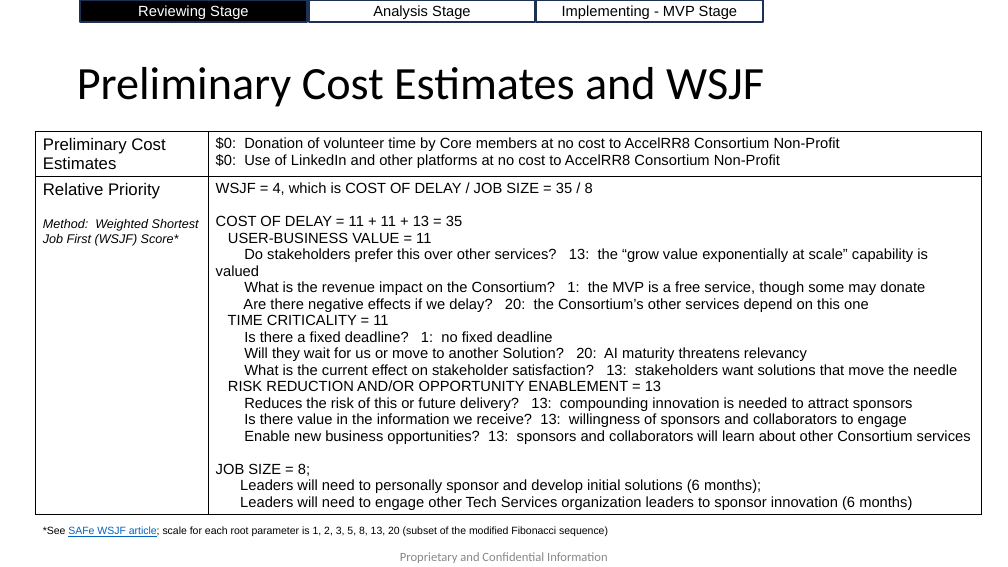
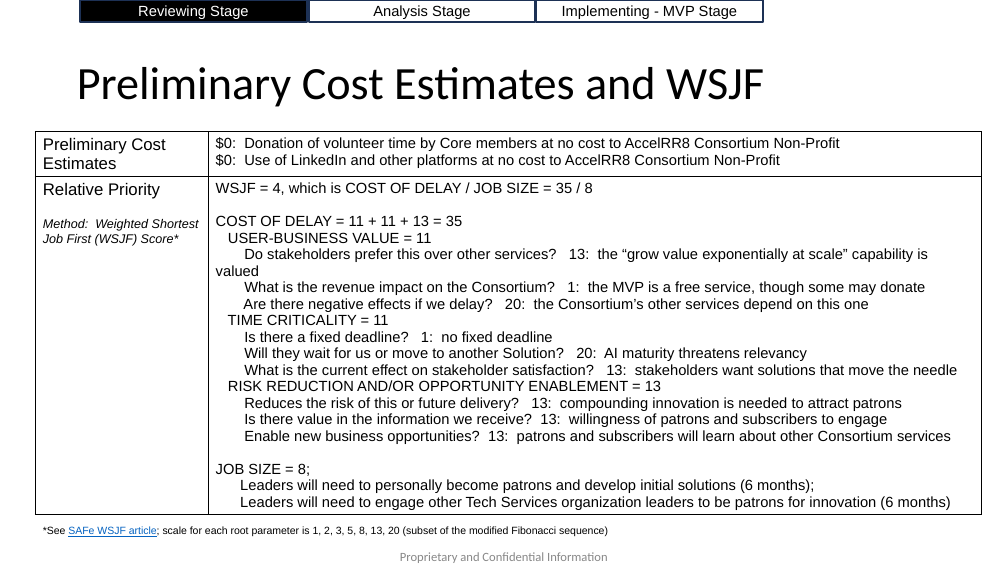
Before and after one commit to AccelRR8-Consortium-NonProfit/Management-Public, a slide deck: slide 4 of docs/2_Value_Creation/2a_Product/Industry Innovation/Industry Innovation v1 Lean Business Case.pptx. Drawn at 1008x567 pixels with LibreOffice and Linux fonts; fonts in the diff are those of the drawing; background and template pictures are left out. Boxes give left, top, right and bottom in pixels: in the first picture for what was removed or moved away, otherwise in the second. Text is boxed around its words. In the diff, an @@ line names an element or a change of style, - is before the commit and + after.

Commit message:
Updated Industry Innovation Lean Business Case

```diff
--- a/docs/2_Value_Creation/2a_Product/Industry Innovation/Industry Innovation v1 Lean Business Case.pptx
+++ b/docs/2_Value_Creation/2a_Product/Industry Innovation/Industry Innovation v1 Lean Business Case.pptx
@@ table at [36,132,982,523] @@
-row 2, column 2: WSJF = 4, which is COST OF DELAY / JOB SIZE = 35 / 8 / COST OF DELAY = 11 + 11 + 13 = 35 / USER-BUSINESS VALUE = 11 / Do stakeholders prefer this over other services? 13: the “grow value exponentially at scale” capability is valued / What is the revenue impact on the Consortium? 1: the MVP is a free service, though some may donate / Are there negative effects if we delay? 20: the Consortium’s other services depend on this one / TIME CRITICALITY = 11 / Is there a fixed deadline? 1: no fixed deadline / Will they wait for us or move to another Solution? 20: AI maturity threatens relevancy / What is the current effect on stakeholder satisfaction? 13: stakeholders want solutions that move the needle / RISK REDUCTION AND/OR OPPORTUNITY ENABLEMENT = 13 / Reduces the risk of this or future delivery? 13: compounding innovation is needed to attract sponsors / Is there value in the information we receive? 13: willingness of sponsors and collaborators to engage / Enable new business opportunities? 13: sponsors and collaborators will learn about other Consortium services / JOB SIZE = 8; / Leaders will need to personally sponsor and develop initial solutions (6 months); / Leaders will need to engage other Tech Services organization leaders to sponsor innovation (6 months)
+row 2, column 2: WSJF = 4, which is COST OF DELAY / JOB SIZE = 35 / 8 / COST OF DELAY = 11 + 11 + 13 = 35 / USER-BUSINESS VALUE = 11 / Do stakeholders prefer this over other services? 13: the “grow value exponentially at scale” capability is valued / What is the revenue impact on the Consortium? 1: the MVP is a free service, though some may donate / Are there negative effects if we delay? 20: the Consortium’s other services depend on this one / TIME CRITICALITY = 11 / Is there a fixed deadline? 1: no fixed deadline / Will they wait for us or move to another Solution? 20: AI maturity threatens relevancy / What is the current effect on stakeholder satisfaction? 13: stakeholders want solutions that move the needle / RISK REDUCTION AND/OR OPPORTUNITY ENABLEMENT = 13 / Reduces the risk of this or future delivery? 13: compounding innovation is needed to attract patrons / Is there value in the information we receive? 13: willingness of patrons and subscribers to engage / Enable new business opportunities? 13: patrons and subscribers will learn about other Consortium services / JOB SIZE = 8; / Leaders will need to personally become patrons and develop initial solutions (6 months); / Leaders will need to engage other Tech Services organization leaders to be patrons for innovation (6 months)
```
Also in this commit, not shown: 11 other slides changed, 2 other files.
